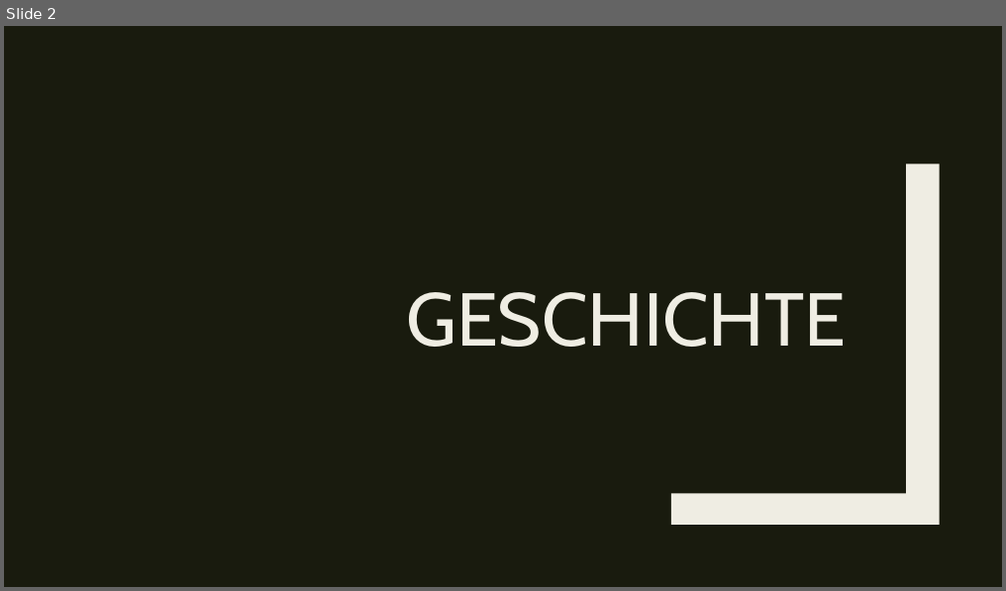
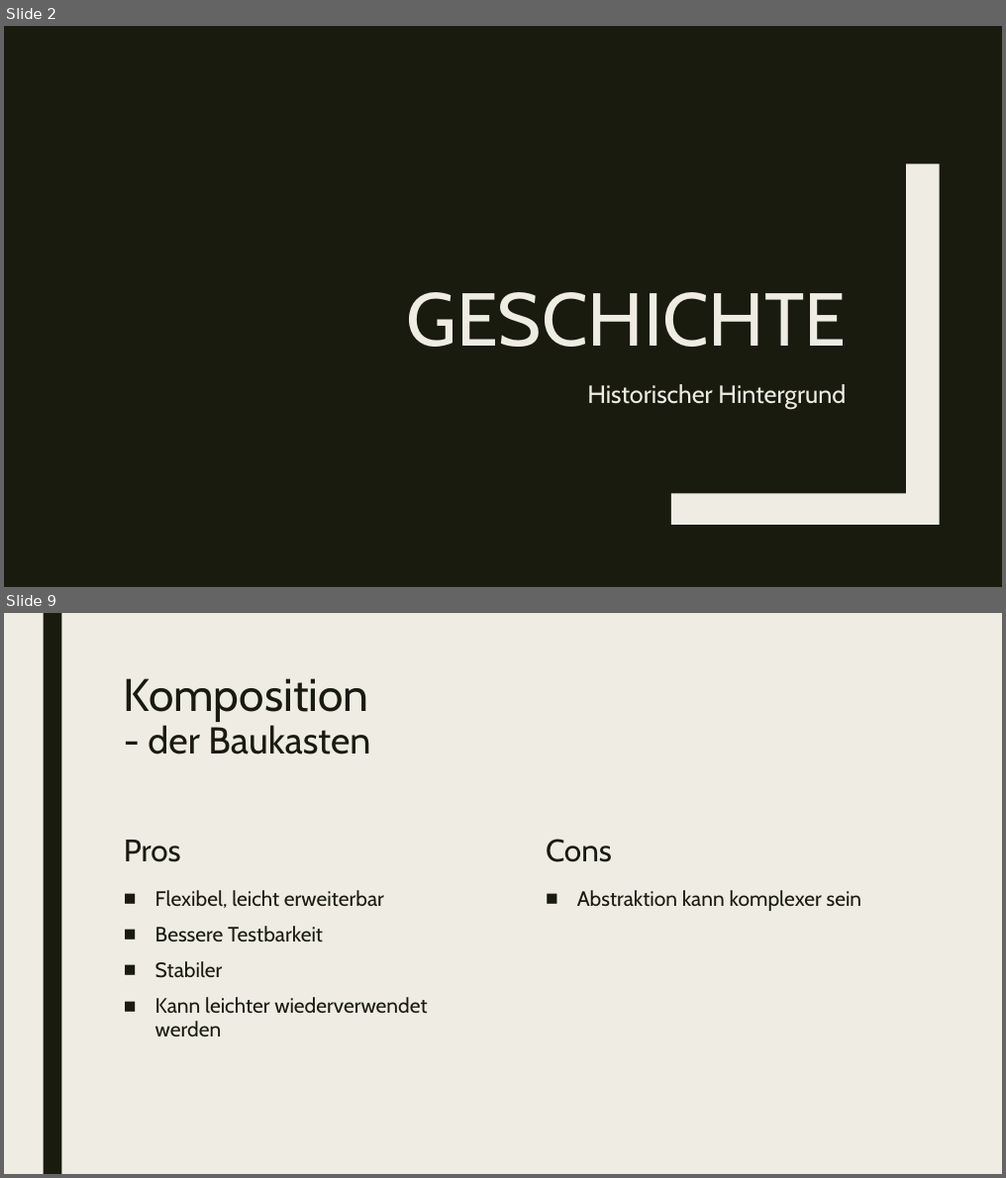
Before and after one commit to WahresDoUFi/Barcamp, a slide deck: composition_over_inheritance.pptx. Shown one above the other, each under a label of ours: slide 2 before the commit, slides 2 and 9 after it; the slides between them are not shown. The pictures are 1006x591 and 1006x1178 pixels, drawn with LibreOffice and Linux fonts; fonts in the diff are those of the drawing. Boxes give left, top, right and bottom in pixels: in the first picture for what was removed or moved away, otherwise in the second. Text is boxed around its words. In the diff, an @@ line names an element or a change of style, - is before the commit and + after.

Commit message:
add more pros and cons

```diff
--- a/composition_over_inheritance.pptx
+++ b/composition_over_inheritance.pptx
@@ slide 9 added at (x1=4, y1=613, x2=1002, y2=1174), background #EFEDE3 @@
@@ rectangle added at (x1=43, y1=613, x2=61, y2=1174), fill #191B0E @@
@@ title added at (x1=124, y1=678, x2=370, y2=755), 36 pt, text #191B0E @@
+Komposition
+- der Baukasten
@@ text added at (x1=124, y1=840, x2=181, y2=862), 30 pt, text #191B0E @@
+Pros
@@ text added at (x1=546, y1=839, x2=612, y2=862), 30 pt, text #191B0E @@
+Cons
@@ text added at (x1=155, y1=890, x2=427, y2=1037), 20 pt, text #191B0E @@
+■ Flexibel, leicht erweiterbar
+■ Bessere Testbarkeit
+■ Stabiler
+■ Kann leichter wiederverwendet werden
@@ text added at (x1=577, y1=890, x2=862, y2=911), 20 pt, text #191B0E @@
+■ Abstraktion kann komplexer sein
@@ slide 2 changed as well @@
@@ text added at (x1=587, y1=384, x2=846, y2=409), 24 pt, text #EFEDE3 @@
+Historischer Hintergrund
```
Also in this commit, not shown: 1 other slide changed, 6 other slides added, 1 slide removed.
